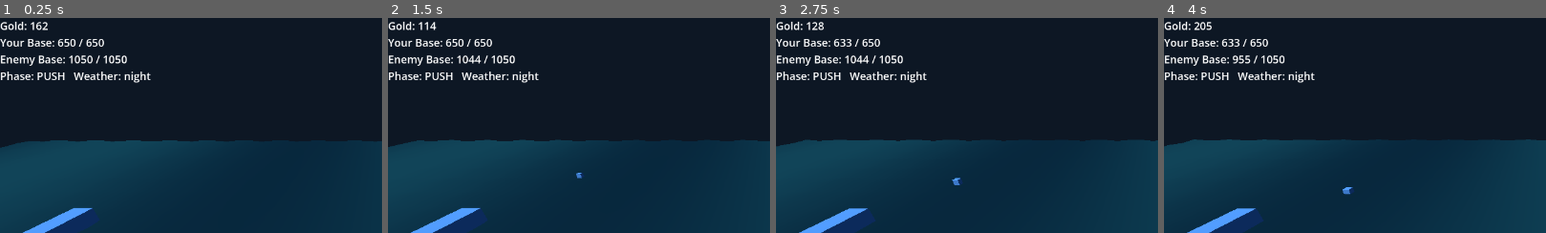
Above: before the commit, frames 1-4 (left to right).
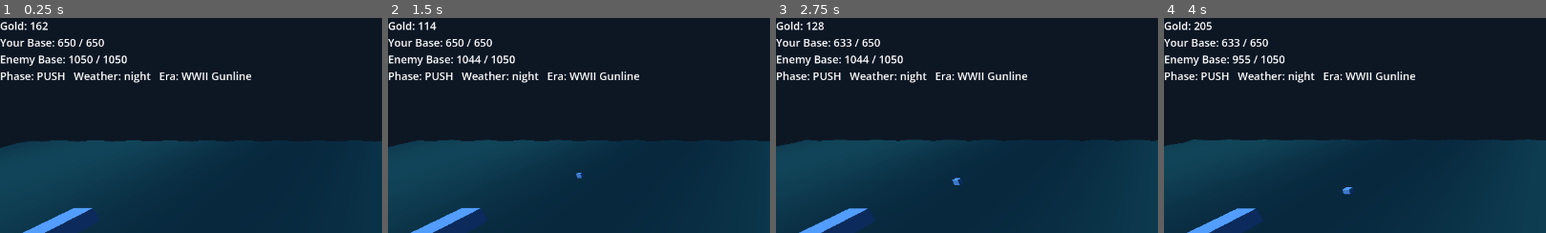
Above: after the commit, the same moments.

Repository: icomppower/iron-corridor
Game: Godot game, scene res://presentation/Main.tscn
The game is run twice, just before and just after one commit, with the same random seed, the same clock (stepped at 60 frames per second) and the same inputs.
Inputs:
- Up to frame 1 (0.25 s): no input
- Up to frame 2 (1.5 s): click "Gunboat 58" at 0.5 s; click "Destroyer 120" at 1.25 s
- Up to frame 3 (2.75 s): click "Submarine (Periscope) 140" at 2 s
- Up to frame 4 (4 s): click "Submarine (Deep) 160" at 2.75 s; click "Hovercraft 100" at 3.5 s
The pictures show only the part of the screen within x 0-50%, y 0-50%; the shares and areas given below are measured in that part.

The runs differ from the first frame. In frame 1, 0.5% of the frame differs, in the area x 41-66%, y 24-29%; in frame 2, 0.5%; in frame 3, 0.5%; in frame 4, 0.5%.

Commit message:
v0.3: era evolution (XP-driven WWII gunline -> missile age)
Two-tier era system (data/eras.json): sides earn XP from damage dealt
(units, boss, overflow, unopposed chip — all combat participation counts,
not just kills), and crossing the threshold applies a flat attack
multiplier representing the tech jump. Wired into both MatchSim.run()
(harness) and LiveMatch.step() (interactive) via the same _check_era_
upgrade/_era_attack_mult helpers so batch and live play share one
implementation. HUD shows the current era name.

Oracle regression check: all critical checks (1/4/5/7, Balance2/3) still
pass; LiveMatch still reproduces MatchSim.run() bit-for-bit for the same
seed/strategy.

Co-Authored-By: Claude Sonnet 5 <noreply@anthropic.com>
Claude-Session: https://claude.ai/code/session_01BCGCp3WSXVcaiZVoi5r9qs

Diff:
--- a/data/economy.json
+++ b/data/economy.json
@@ -17,5 +17,6 @@
   "wreck_salvage_pct": 0.35,
   "base_chip_scale": 0.6,
   "decision_interval_ticks": 5,
-  "ciws_intercept_scale": 200.0
+  "ciws_intercept_scale": 200.0,
+  "xp_per_damage": 1.0
 }
--- /dev/null
+++ b/data/eras.json
@@ -0,0 +1,6 @@
+{
+  "tiers": [
+    { "level": 0, "xp_threshold": 0, "name": "WWII Gunline", "attack_mult": 1.0 },
+    { "level": 1, "xp_threshold": 420, "name": "Missile Age", "attack_mult": 1.15 }
+  ]
+}
--- a/presentation/game_ui.gd
+++ b/presentation/game_ui.gd
@@ -14,6 +14,7 @@
 var _enemy_label: Label
 var _phase_label: Label
 var _weather_label: Label
+var _era_label: Label
 var _build_bar: HBoxContainer
 var _fire_button: Button
 var _result_panel: PanelContainer
@@ -36,8 +37,10 @@
 	var status_row := HBoxContainer.new()
 	_phase_label = _hud_label()
 	_weather_label = _hud_label()
+	_era_label = _hud_label()
 	status_row.add_child(_phase_label)
 	status_row.add_child(_weather_label)
+	status_row.add_child(_era_label)
 	top.add_child(_gold_label)
 	top.add_child(_base_label)
 	top.add_child(_enemy_label)
@@ -107,6 +110,7 @@
 	_enemy_label.text = "Enemy Base: %d / %d" % [int(live.enemy_base_hp()), int(live.enemy_base_hp_max())]
 	_phase_label.text = "Phase: %s" % live.phase
 	_weather_label.text = "  Weather: %s" % live.weather_id
+	_era_label.text = "  Era: %s" % live.era_name()
 	_fire_button.visible = live.phase == MatchSim.PHASE_BOSS
 
 	if live.is_over():
--- a/sim/catalog.gd
+++ b/sim/catalog.gd
@@ -6,6 +6,7 @@
 var economy: Dictionary = {}
 var weather: Dictionary = {}
 var bosses: Dictionary = {}
+var eras: Array = []
 var levels: Array = []
 var levels_by_id: Dictionary = {}
 
@@ -15,6 +16,7 @@
 	c.economy = DataLoader.load_json(root.path_join("data/economy.json"))
 	c.weather = DataLoader.load_json(root.path_join("data/weather.json"))
 	c.bosses = DataLoader.index_by_id(DataLoader.load_json(root.path_join("data/bosses/bosses.json")))
+	c.eras = DataLoader.load_json(root.path_join("data/eras.json"))["tiers"]
 	c.levels = DataLoader.load_all_levels(root.path_join("data/levels"))
 	for lvl in c.levels:
 		c.levels_by_id[lvl["id"]] = lvl
--- a/sim/live_match.gd
+++ b/sim/live_match.gd
@@ -52,6 +52,9 @@
 
 	player["gold"] += MatchSim._effective_income(player, float(economy["income_base"]), economy)
 	enemy["gold"] += MatchSim._effective_income(enemy, float(level["enemy_income_base"]), economy)
+
+	MatchSim._check_era_upgrade(player, catalog)
+	MatchSim._check_era_upgrade(enemy, catalog)
 
 	MatchSim._process_spawn_queue(player, catalog, tick)
 	MatchSim._process_spawn_queue(enemy, catalog, tick)
@@ -144,6 +147,12 @@
 func enemy_base_hp_max() -> float:
 	return float(enemy["base_hp_max"])
 
+func era_name() -> String:
+	var level: int = int(player.get("era_level", 0))
+	if level < 0 or level >= catalog.eras.size():
+		return "?"
+	return String(catalog.eras[level]["name"])
+
 func boss_hp_pct() -> float:
 	if boss.is_empty():
 		return 0.0
--- a/sim/match_sim.gd
+++ b/sim/match_sim.gd
@@ -40,6 +40,10 @@
 		# --- income ---
 		player["gold"] += _effective_income(player, float(economy["income_base"]), economy) * DT
 		enemy["gold"] += _effective_income(enemy, float(level["enemy_income_base"]), economy) * DT
+
+		# --- era evolution ---
+		_check_era_upgrade(player, catalog)
+		_check_era_upgrade(enemy, catalog)
 
 		# --- spawn queue resolution ---
 		_process_spawn_queue(player, catalog, tick)
@@ -110,7 +114,8 @@
 		"loss_phase": loss_phase,
 		"strategy": player_strategy_id,
 		"level_id": level["id"],
-		"built_units": player["built"].keys()
+		"built_units": player["built"].keys(),
+		"player_era_level": int(player["era_level"])
 	}
 
 ## ---------------------------------------------------------------- side state
@@ -125,12 +130,31 @@
 		"roster": roster,
 		"stacks": {},
 		"spawn_queue": [],
-		"built": {}
+		"built": {},
+		"xp": 0.0,
+		"era_level": 0
 	}
 
 static func _effective_income(side: Dictionary, base_income: float, economy: Dictionary) -> float:
 	var bonus: float = float(economy["income_upgrade"]["income_bonus_pct"]) * int(side["income_level"])
 	return base_income * (1.0 + bonus)
+
+## In-match XP unlocks tech eras (WWII gunline -> missile age): a flat
+## attack multiplier applied once a side crosses the tier's XP threshold.
+## XP itself accrues from damage dealt (see _apply_layer_damage /
+## _resolve_boss_tick), so aggression is what pulls a side into the next era.
+static func _era_attack_mult(side: Dictionary, catalog: Catalog) -> float:
+	var level: int = int(side.get("era_level", 0))
+	if level < 0 or level >= catalog.eras.size():
+		return 1.0
+	return float(catalog.eras[level]["attack_mult"])
+
+static func _check_era_upgrade(side: Dictionary, catalog: Catalog) -> void:
+	var xp: float = float(side.get("xp", 0.0))
+	var level: int = int(side.get("era_level", 0))
+	while level + 1 < catalog.eras.size() and xp >= float(catalog.eras[level + 1]["xp_threshold"]):
+		level += 1
+	side["era_level"] = level
 
 static func spawn_cost(side: Dictionary, catalog: Catalog, unit_id: String, economy: Dictionary) -> float:
 	var udef: Dictionary = catalog.units[unit_id]
@@ -255,7 +279,7 @@
 		if _is_grounded(udef, weather_id, weather_table):
 			continue
 		var variance := 1.0 + rng.randf_range(-0.05, 0.05)
-		var atk: float = float(udef["attack"]) * (st["alive_hp"] / float(udef["hp"])) * _weather_attack_mult(udef, weather_id, weather_table) * variance
+		var atk: float = float(udef["attack"]) * (st["alive_hp"] / float(udef["hp"])) * _weather_attack_mult(udef, weather_id, weather_table) * _era_attack_mult(player, catalog) * variance
 		var detect := _weather_detect(udef, weather_id, weather_table)
 		var opposed: Array = []
 		for layer in udef["targets"]:
@@ -276,7 +300,7 @@
 		if _is_grounded(udef, weather_id, weather_table):
 			continue
 		var variance := 1.0 + rng.randf_range(-0.05, 0.05)
-		var atk: float = float(udef["attack"]) * (st["alive_hp"] / float(udef["hp"])) * _weather_attack_mult(udef, weather_id, weather_table) * variance
+		var atk: float = float(udef["attack"]) * (st["alive_hp"] / float(udef["hp"])) * _weather_attack_mult(udef, weather_id, weather_table) * _era_attack_mult(enemy, catalog) * variance
 		var detect := _weather_detect(udef, weather_id, weather_table)
 		var opposed: Array = []
 		for layer in udef["targets"]:
@@ -296,6 +320,10 @@
 	player["base_hp"] -= overflow_to_player_base
 	enemy["base_hp"] -= unopposed_player * float(economy["base_chip_scale"]) * dt
 	player["base_hp"] -= unopposed_enemy * float(economy["base_chip_scale"]) * dt
+
+	var xp_per_dmg: float = float(economy["xp_per_damage"])
+	player["xp"] = float(player.get("xp", 0.0)) + (overflow_to_enemy_base + unopposed_player * float(economy["base_chip_scale"]) * dt) * xp_per_dmg
+	enemy["xp"] = float(enemy.get("xp", 0.0)) + (overflow_to_player_base + unopposed_enemy * float(economy["base_chip_scale"]) * dt) * xp_per_dmg
 
 static func _alive_layers(side: Dictionary, catalog: Catalog, weather_id: String, weather_table: Dictionary) -> Dictionary:
 	var layers := {}
@@ -337,6 +365,7 @@
 			var udef: Dictionary = catalog.units[uid]
 			var salvage: float = (lost / float(udef["hp"])) * float(udef["cost"]) * float(economy["wreck_salvage_pct"])
 			attacker["gold"] += salvage
+			attacker["xp"] = float(attacker.get("xp", 0.0)) + lost * float(economy["xp_per_damage"])
 	return total_overflow
 
 ## --------------------------------------------------------------------- boss
@@ -374,10 +403,12 @@
 		# alive can bring guns/depth-charges/flak to bear on it, regardless
 		# of the stealth/detection specialization that matters against
 		# regular forces.
-		var atk: float = float(udef["attack"]) * (st["alive_hp"] / float(udef["hp"])) * _weather_attack_mult(udef, weather_id, weather_table)
+		var atk: float = float(udef["attack"]) * (st["alive_hp"] / float(udef["hp"])) * _weather_attack_mult(udef, weather_id, weather_table) * _era_attack_mult(player, catalog)
 		if udef.get("flagship", false):
 			atk *= float(udef.get("boss_damage_mult", 1.0))
 		total_dmg += atk
+	var applied_dmg: float = min(total_dmg, boss["hp"]) * dt
+	player["xp"] = float(player.get("xp", 0.0)) + applied_dmg
 	boss["hp"] = max(0.0, boss["hp"] - total_dmg * dt)
 	if boss["hp"] <= 0.0:
 		return
